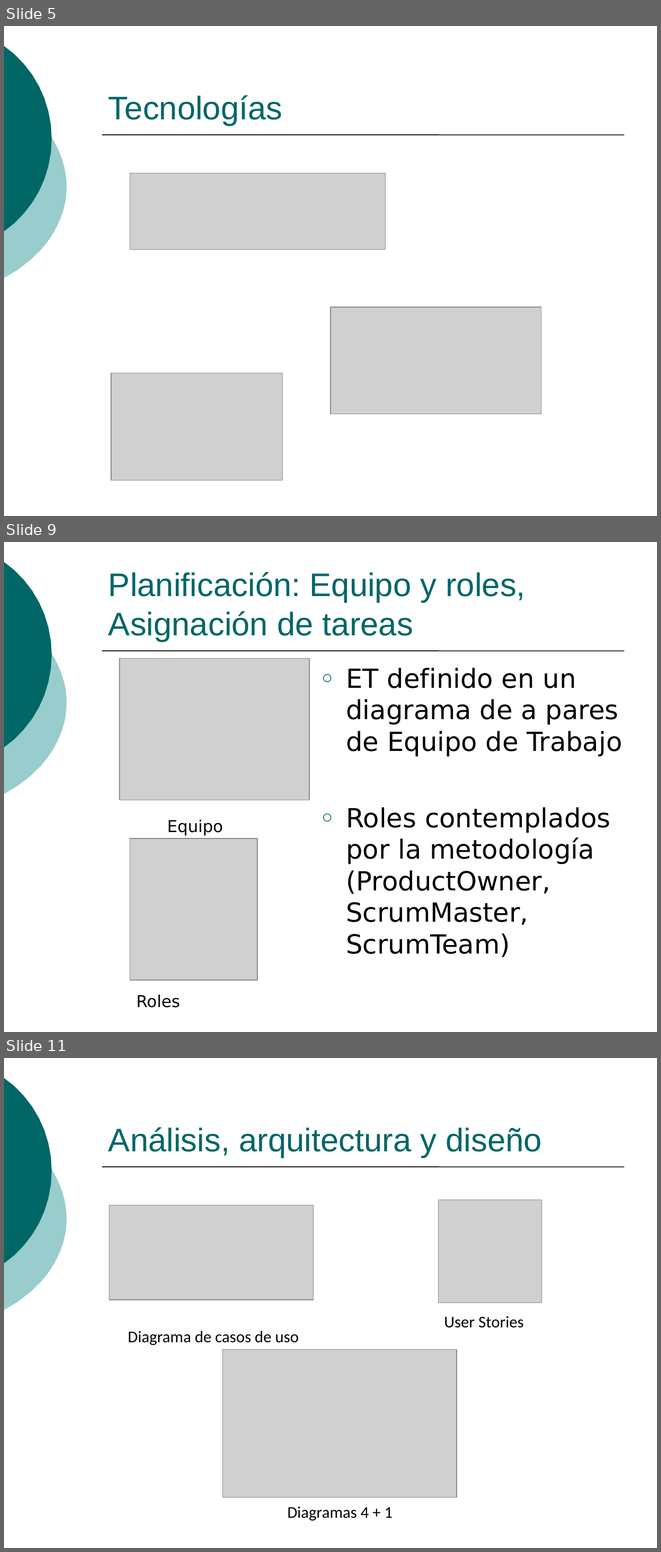
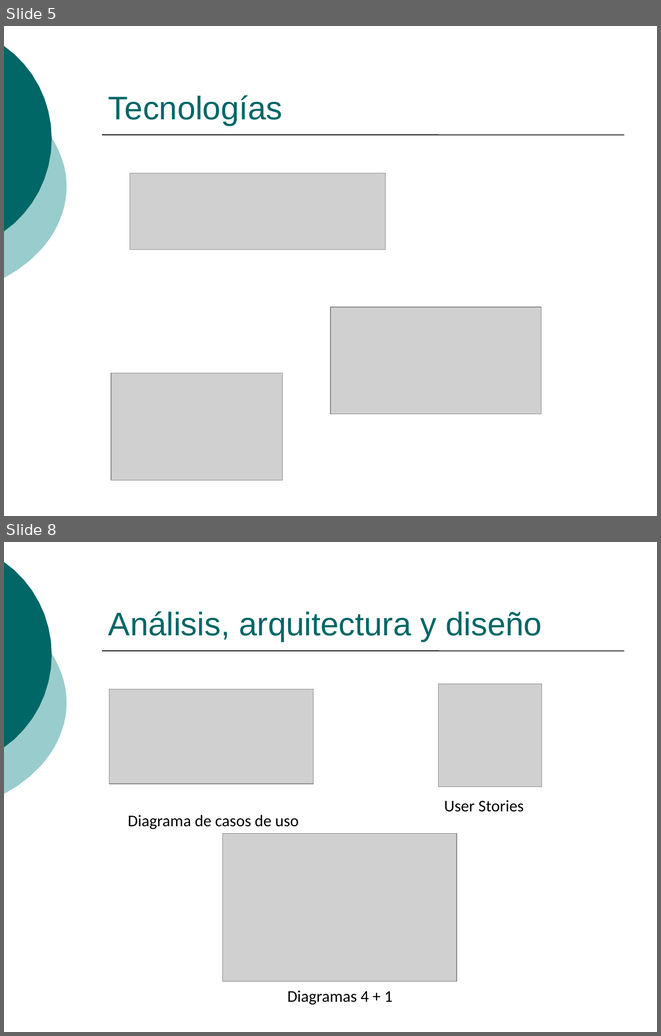
Before and after one commit to ingevy/taller-desarrollo-proyectos-ii-2do-2010, a slide deck: doc/presentaciones/Presentación inicial.ppt. Shown one above the other, each under a label of ours: slides 5, 9 and 11 before the commit, slides 5 and 8 after it; the slides between them are not shown. The pictures are 661x1552 and 661x1036 pixels, drawn with LibreOffice and Linux fonts; fonts in the diff are those of the drawing; grey boxes stand for pictures. Boxes give left, top, right and bottom in pixels: in the first picture for what was removed or moved away, otherwise in the second. Text is boxed around its words. In the diff, an @@ line names an element or a change of style, - is before the commit and + after.

Commit message:
Adaptación sección Planificación (en menos diapositivas)

```diff
--- a/doc/presentaciones/Presentación inicial.ppt
+++ b/doc/presentaciones/Presentación inicial.ppt
@@ slide 9 removed at (x1=4, y1=542, x2=657, y2=1032), background #FFFFFF; not listed: 3 template elements that a slide beside it also shows @@
@@ title removed at (x1=108, y1=572, x2=526, y2=641) @@
-Planificación: Equipo y roles, Asignación de tareas
@@ picture removed at (x1=120, y1=658, x2=310, y2=800) @@
@@ text removed at (x1=346, y1=668, x2=623, y2=957) @@
-○ ET definido en un diagrama de a pares de Equipo de Trabajo
-○ Roles contemplados por la metodología (ProductOwner, ScrumMaster, ScrumTeam)
@@ text removed at (x1=167, y1=819, x2=223, y2=836) @@
-Equipo
@@ picture removed at (x1=130, y1=838, x2=257, y2=980) @@
@@ text removed at (x1=136, y1=994, x2=180, y2=1007) @@
-Roles
@@ what was slide 11 is now slide 8 @@
```
Also in this commit, not shown: 1 slide changed, 1 slide added, 3 other slides removed.
